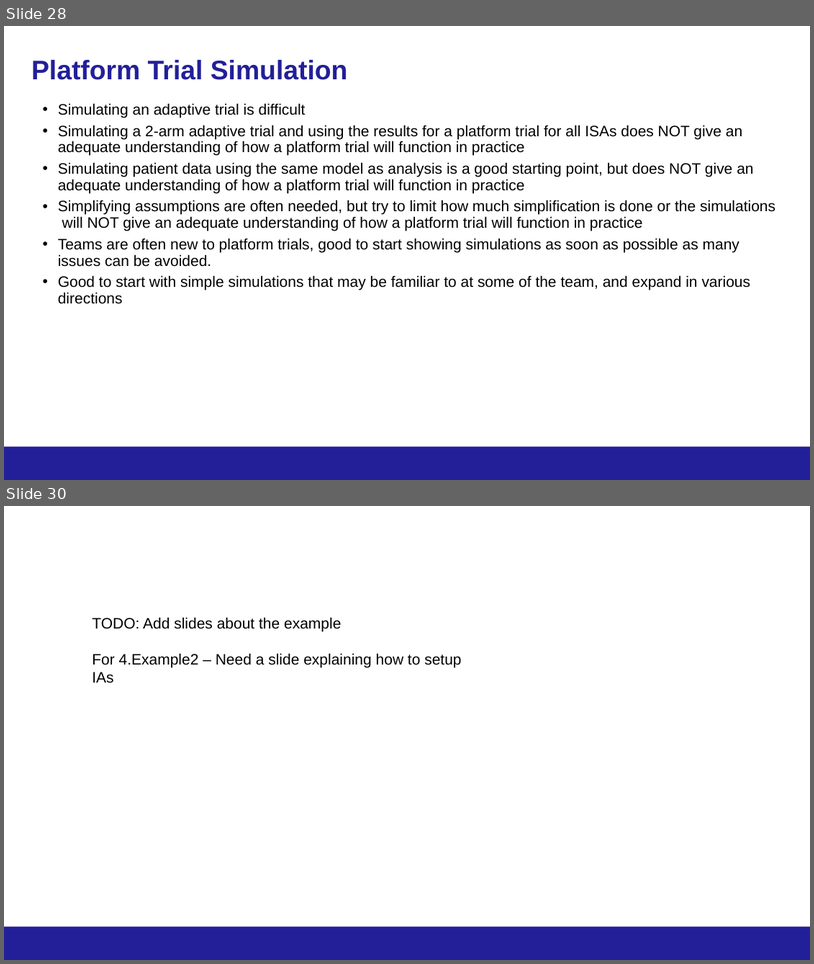
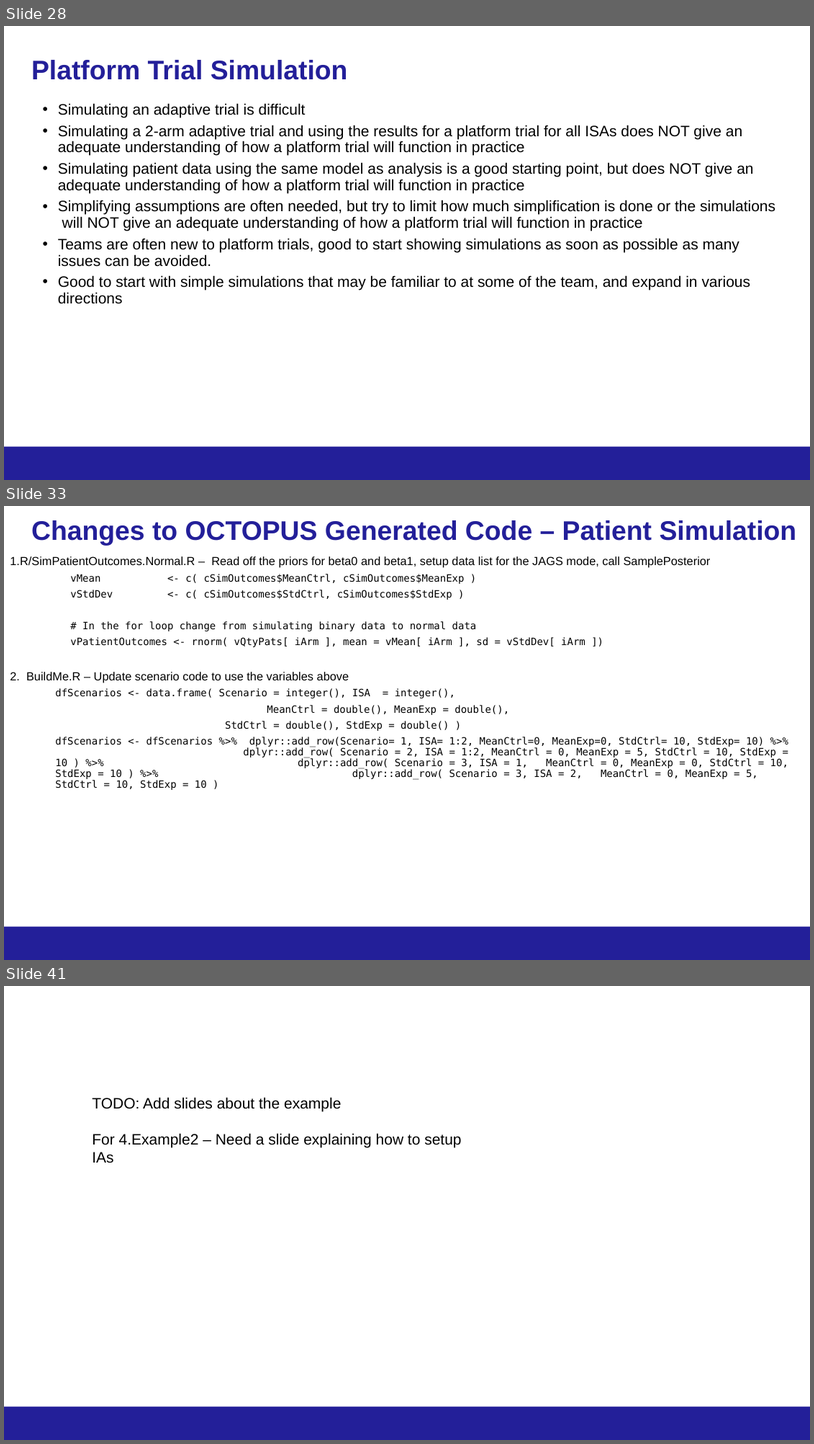
Before and after one commit to kwathen/BayesPharma2024-OCTOPUS, a slide deck: CourseMaterial/Wathen-Bayes2024ForDistribution.pptx. Shown one above the other, each under a label of ours: slides 28 and 30 before the commit, slides 28, 33 and 41 after it; the slides between them are not shown. The pictures are 814x964 and 814x1444 pixels, drawn with LibreOffice and Linux fonts; fonts in the diff are those of the drawing; background and template pictures are left out. Boxes give left, top, right and bottom in pixels: in the first picture for what was removed or moved away, otherwise in the second. Text is boxed around its words. In the diff, an @@ line names an element or a change of style, - is before the commit and + after.

```diff
--- a/CourseMaterial/Wathen-Bayes2024ForDistribution.pptx
+++ b/CourseMaterial/Wathen-Bayes2024ForDistribution.pptx
@@ slide 33 added at [4, 506, 810, 960], background #FFFFFF; not listed: 1 template element that a slide beside it also shows @@
@@ title added at [31, 520, 797, 545], 32 pt, text #231F99, bold @@
+Changes to OCTOPUS Generated Code – Patient Simulation
@@ text added at [10, 556, 789, 780], 12 pt, text #000000 @@
+1. R/SimPatientOutcomes.Normal.R – Read off the priors for beta0 and beta1, setup data list for the JAGS mode, call SamplePosterior
+vMean <- c( cSimOutcomes$MeanCtrl, cSimOutcomes$MeanExp )
+vStdDev <- c( cSimOutcomes$StdCtrl, cSimOutcomes$StdExp )
+# In the for loop change from simulating binary data to normal data
+vPatientOutcomes <- rnorm( vQtyPats[ iArm ], mean = vMean[ iArm ], sd = vStdDev[ iArm ])
+2. BuildMe.R – Update scenario code to use the variables above
+  dfScenarios <- data.frame( Scenario = integer(), ISA = integer(),
+  MeanCtrl = double(), MeanExp = double(),
+  StdCtrl = double(), StdExp = double() )
+  dfScenarios <- dfScenarios %>% dplyr::add_row(Scenario= 1, ISA= 1:2, MeanCtrl=0, MeanExp=0, StdCtrl= 10, StdExp= 10) %>% dplyr::add_row( Scenario = 2, ISA = 1:2, MeanCtrl = 0, MeanExp = 5, StdCtrl = 10, StdExp = 10 ) %>% dplyr::add_row( Scenario = 3, ISA = 1, MeanCtrl = 0, MeanExp = 0, StdCtrl = 10, StdExp = 10 ) %>% dplyr::add_row( Scenario = 3, ISA = 2, MeanCtrl = 0, MeanExp = 5, StdCtrl = 10, StdExp = 10 )
@@ page number added at [618, 932, 800, 955], 12 pt, text #231F99 @@
+33
@@ what was slide 30 is now slide 41 @@
```
Also in this commit, not shown: 1 slide changed, 10 other slides added, 52 other files.
